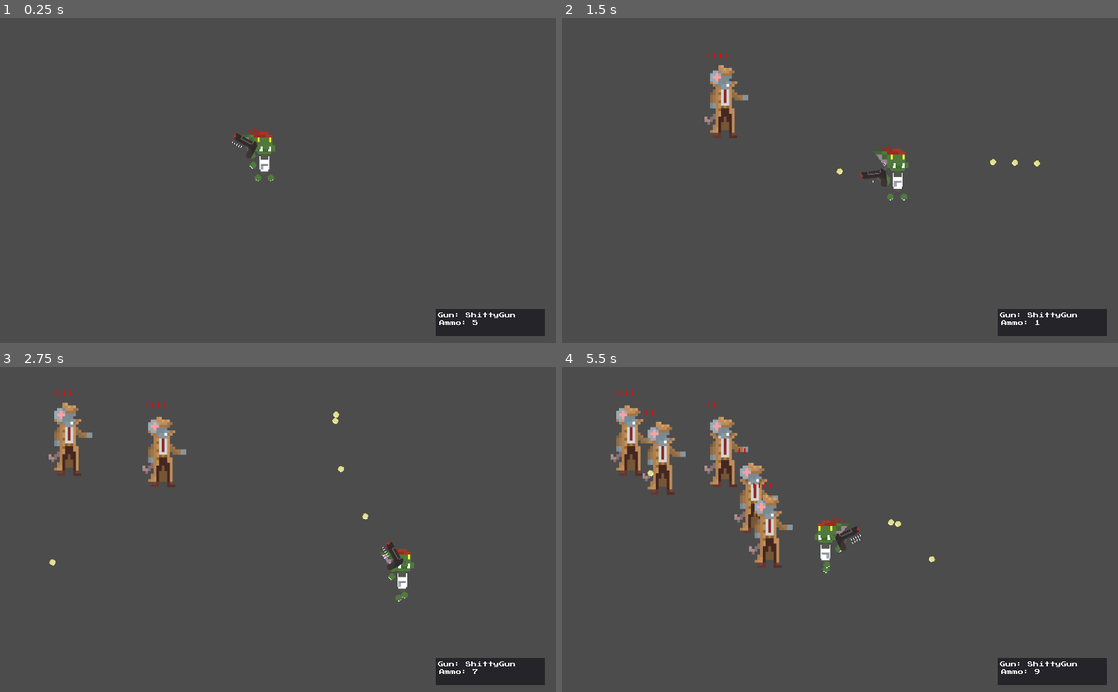
Above: before the commit, frames 1-4 (two rows, left to right).
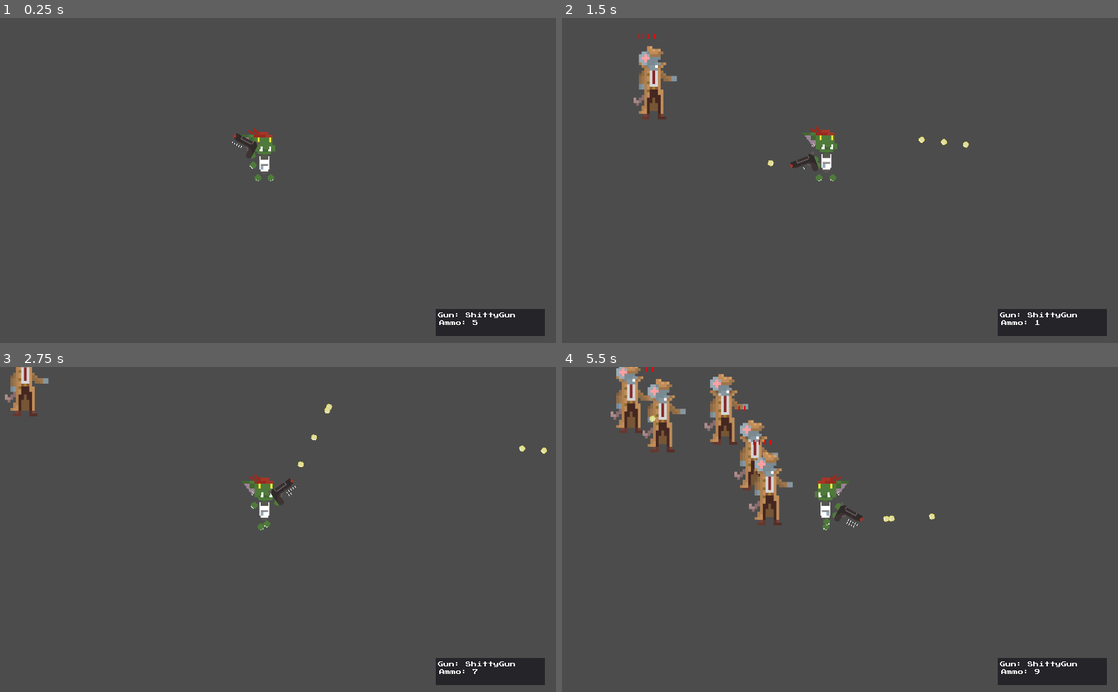
Above: after the commit, the same moments.

Repository: Hemogloben/shooty
Game: Godot game, scene res://Game.tscn
Same seed, same stepped clock (60 frames per second), same inputs: the game is played once before the commit and once after it.
Inputs (mouse positions are in pixels of both pictures, inside the frame that each line leads up to):
- Up to frame 1 (0.25 s): no input
- Up to frame 2 (1.5 s): move the mouse to (962, 164) at 0.52 s; press the mouse at (962, 164) at 0.53 s; hold D (move_right) 0.53-1.28 s; move the mouse to (728, 196) at 1.27 s; release the mouse at (728, 196) at 1.28 s; hold S (move_down) from 1.28 s (still down); click (728, 196) at 1.35 s
- Up to frame 3 (2.75 s): move the mouse to (333, 458) at 2.02 s; release S (move_down) at 2.03 s; press the mouse at (333, 458) at 2.03 s; hold D (move_right) from 2.03 s (still down)
- Up to frame 4 (5.5 s): move the mouse to (812, 594) at 2.77 s; release D (move_right) at 2.78 s; release the mouse at (812, 594) at 2.78 s; hold W (move_up) 2.78-3.53 s; click (812, 594) at 2.85 s; move the mouse to (1006, 578) at 3.52 s; press the mouse at (1006, 578) at 3.53 s; hold A (move_left) 3.53-5.03 s; move the mouse to (673, 480) at 4.27 s; release the mouse at (673, 480) at 4.28 s; click (673, 480) at 4.35 s; move the mouse to (867, 529) at 5.02 s; press the mouse at (867, 529) at 5.03 s; hold S (move_down) from 5.03 s (still down)

The runs differ from the first frame. In frame 2, 2.9% of the frame differs, in the area x 12-86%, y 4-57%; in frame 3, 3.5%; in frame 4, 7.9%, in the area x 8-68%, y 0-64%.

Commit message:
Add Camera that tracks player and attach HUD to camera

Diff:
--- a/Game.tscn
+++ b/Game.tscn
@@ -9,29 +9,25 @@
 
 [node name="Player" parent="." instance=ExtResource( 1 )]
 
-[node name="LevelManager" type="Node2D" parent="."]
-script = ExtResource( 3 )
-Enemy = ExtResource( 2 )
+[node name="Camera2D" type="Camera2D" parent="Player"]
+position = Vector2( -811.667, -406.667 )
+scale = Vector2( 1.66667, 1.66667 )
+offset = Vector2( 512, 300 )
+current = true
 
-[node name="HUD" type="Node" parent="."]
+[node name="HUD" type="CanvasLayer" parent="Player/Camera2D"]
 
-[node name="WeaponHUD" type="Node" parent="HUD"]
+[node name="WeaponHUD" type="Node" parent="Player/Camera2D/HUD"]
 
-[node name="Container" type="Container" parent="HUD/WeaponHUD"]
+[node name="Panel" type="Panel" parent="Player/Camera2D/HUD/WeaponHUD"]
 margin_left = 803.0
 margin_top = 537.0
-margin_right = 1008.0
-margin_bottom = 588.0
+margin_right = 1003.0
+margin_bottom = 587.0
 grow_horizontal = 2
 grow_vertical = 2
 
-[node name="Panel" type="Panel" parent="HUD/WeaponHUD/Container"]
-margin_right = 200.0
-margin_bottom = 50.0
-grow_horizontal = 2
-grow_vertical = 2
-
-[node name="WeaponName" type="Label" parent="HUD/WeaponHUD/Container/Panel"]
+[node name="WeaponName" type="Label" parent="Player/Camera2D/HUD/WeaponHUD/Panel"]
 margin_left = 4.0
 margin_top = 6.0
 margin_right = 142.0
@@ -39,7 +35,7 @@
 theme = ExtResource( 4 )
 text = "Gun: "
 
-[node name="AmmoCount" type="Label" parent="HUD/WeaponHUD/Container/Panel"]
+[node name="AmmoCount" type="Label" parent="Player/Camera2D/HUD/WeaponHUD/Panel"]
 margin_left = 6.0
 margin_top = 21.0
 margin_right = 141.0
@@ -47,6 +43,10 @@
 theme = ExtResource( 4 )
 text = "Ammo: "
 
+[node name="LevelManager" type="Node2D" parent="."]
+script = ExtResource( 3 )
+Enemy = ExtResource( 2 )
+
 [node name="EnemyPool" type="Node2D" parent="."]
 
 [node name="BulletPool" type="Node2D" parent="."]
--- a/shitty_gun.gd
+++ b/shitty_gun.gd
@@ -9,9 +9,11 @@
 export var magazine_max = 5
 var magazine_current = magazine_max
 onready var weapon_box_ui = $weapon_box_ui
-onready var has_hud = get_node_or_null("/root/Node2D/HUD") != null
-onready var hud_weapon_box_name_ui = get_node("/root/Node2D/HUD/WeaponHUD/Container/Panel/WeaponName")
-onready var hud_weapon_box_ammo_count_ui = get_node("/root/Node2D/HUD/WeaponHUD/Container/Panel/AmmoCount")
+onready var player = get_node_or_null("../../")
+onready var hud = null
+onready var weapon_box = null
+onready var hud_weapon_box_name_ui = null
+onready var hud_weapon_box_ammo_count_ui = null
 
 var bullet_pool = null
 
@@ -32,13 +34,20 @@
 func _ready():
 	firerate.connect("timeout",self,"_on_cooldown_timeout")
 	weapon_box_ui.text = getAmmoPips()
-	if has_hud:
-		hud_weapon_box_name_ui.text = "Gun: " + Name
-		hud_weapon_box_ammo_count_ui.text = "Ammo: " + str(magazine_current)
 	print(magazine_current)
 	bullet_pool = get_node_or_null("/root/Node2D/BulletPool")
 	if (!bullet_pool):
 		bullet_pool = get_node("/root")
+	if player:
+		hud = player.get_node_or_null("Camera2D/HUD")
+		if hud:
+			weapon_box = hud.get_node_or_null("WeaponHUD")
+			if weapon_box:
+				hud_weapon_box_name_ui = weapon_box.get_node_or_null("Panel/WeaponName")
+				hud_weapon_box_ammo_count_ui = weapon_box.get_node_or_null("Panel/AmmoCount")
+	if hud:
+		hud_weapon_box_name_ui.text = "Gun: " + Name
+		hud_weapon_box_ammo_count_ui.text = "Ammo: " + str(magazine_current)
 
 func _on_cooldown_timeout():
 	can_shoot = true
@@ -70,7 +79,7 @@
 		magazine_current -= 1
 		print(magazine_current)
 		weapon_box_ui.text = getAmmoPips()
-		if has_hud:
+		if hud:
 			hud_weapon_box_ammo_count_ui.text = "Ammo: " + str(magazine_current)
 	elif magazine_current == 0:
 		reload()
